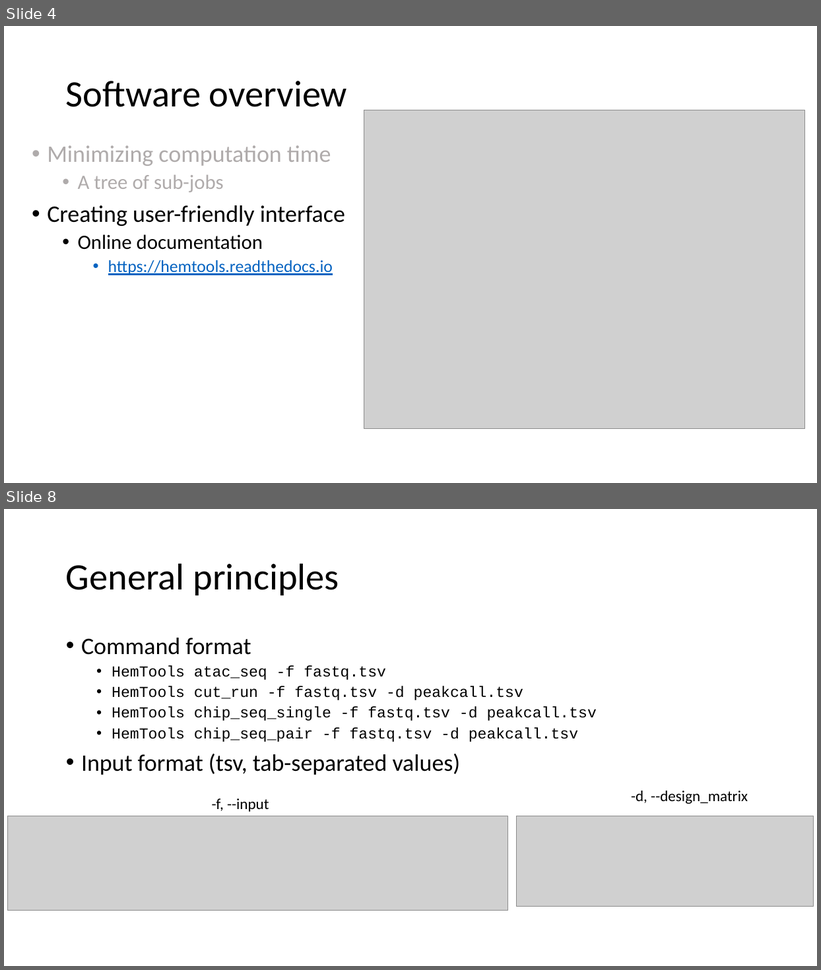
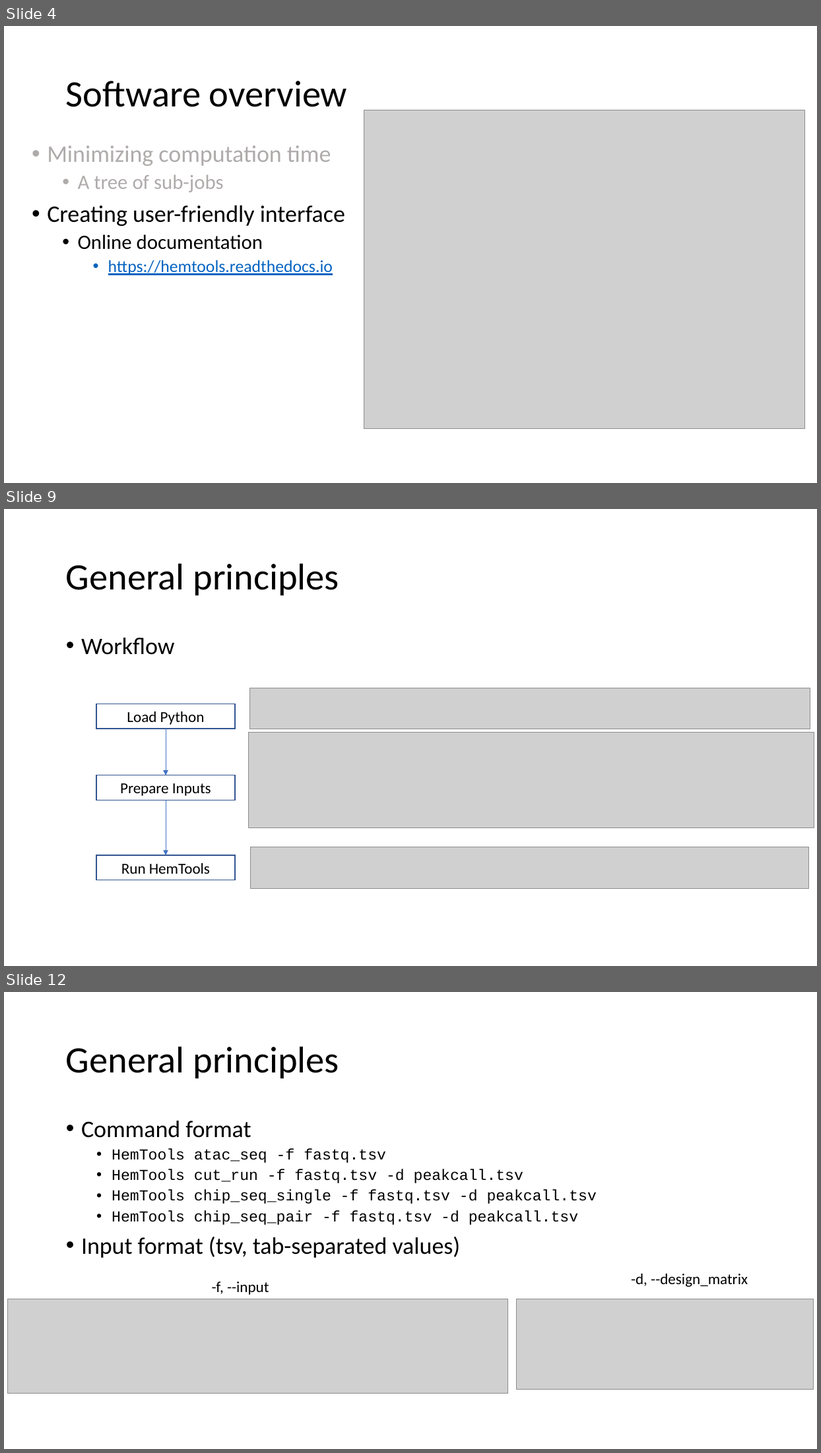
Before and after one commit to YichaoOU/HemTools, a slide deck: HemTools Tutorial.pptx. Shown one above the other, each under a label of ours: slides 4 and 8 before the commit, slides 4, 9 and 12 after it; the slides between them are not shown. The pictures are 821x970 and 821x1453 pixels, drawn with LibreOffice and Linux fonts; fonts in the diff are those of the drawing; grey boxes stand for pictures. Boxes give left, top, right and bottom in pixels: in the first picture for what was removed or moved away, otherwise in the second. Text is boxed around its words. In the diff, an @@ line names an element or a change of style, - is before the commit and + after.

```diff
--- a/HemTools Tutorial.pptx
+++ b/HemTools Tutorial.pptx
@@ slide 9 added at (4,509,817,966), background #FFFFFF @@
@@ title added at (66,563,339,595), 44 pt, text #000000 @@
+General principles
@@ text added at (81,638,175,655), 28 pt, text #000000 @@
+• Workflow
@@ rectangle added at (96,704,235,729), outline #325491 1 pt, 18 pt, text #000000 @@
+Load Python
@@ picture added at (250,689,811,729) @@
@@ arrow added from (166, 729) to (166, 776), #4472C4 0.5 pt @@
@@ picture added at (249,733,814,828) @@
@@ rectangle added at (96,776,235,801), outline #325491 1 pt, 18 pt, text #000000 @@
+Prepare Inputs
@@ arrow added from (166, 801) to (166, 855), #4472C4 0.5 pt @@
@@ rectangle added at (96,855,235,881), outline #325491 1 pt, 18 pt, text #000000 @@
+Run HemTools
@@ picture added at (250,847,809,889) @@
@@ what was slide 8 is now slide 12 @@
```
Also in this commit, not shown: 4 slides changed, 3 other slides added, 5 other files.
